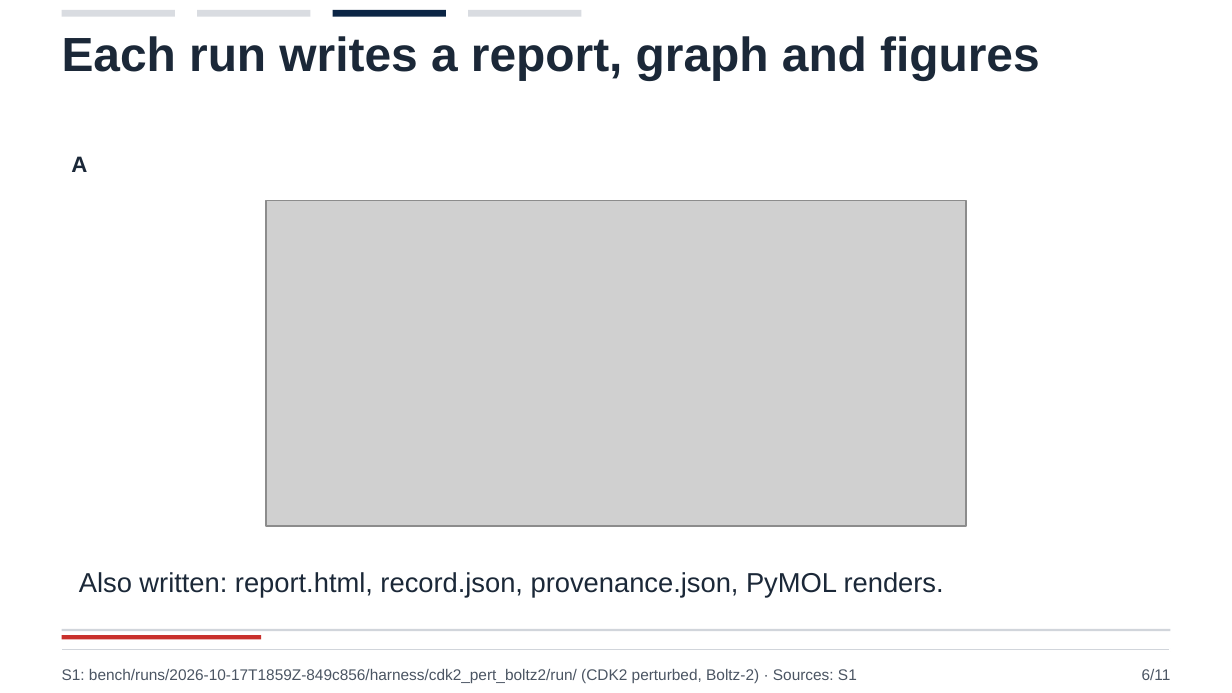
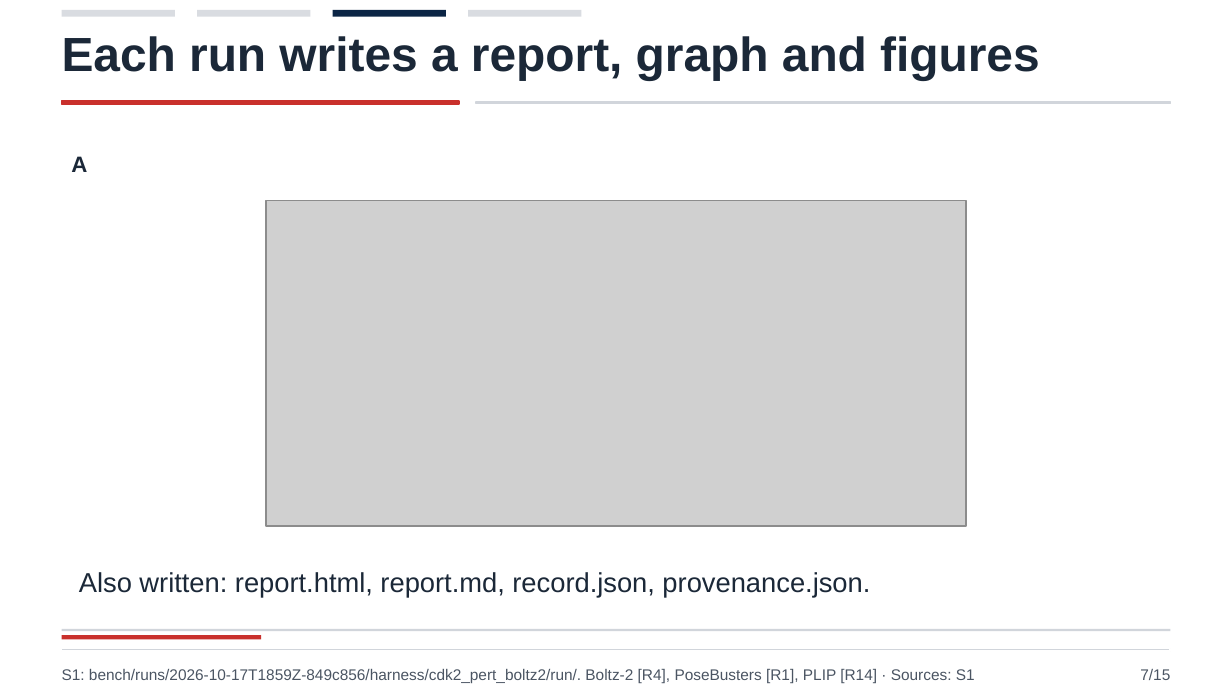
Before and after one commit to persistentepiphany/harness-hackathon, a slide deck: slide 7 of media/deck/dock-harness.pptx (slide 6 before the commit). Drawn at 1232x693 pixels with LibreOffice and Linux fonts; fonts in the diff are those of the drawing; grey boxes stand for pictures. Boxes give left, top, right and bottom in pixels: in the first picture for what was removed or moved away, otherwise in the second. Text is boxed around its words. In the diff, an @@ line names an element or a change of style, - is before the commit and + after.

Commit message:
deck: twelve-pose slide, models slide, verified references and figure sources

```diff
--- a/media/deck/dock-harness.pptx
+++ b/media/deck/dock-harness.pptx
@@ rectangle added at [62,101,460,105], fill #C9302C, outline #C9302C 1 pt @@
@@ rectangle added at [477,102,1170,103], fill #D1D5DB, outline #D1D5DB 1 pt @@
@@ text at [79,572,870,598]: text changed @@
-Also written: report.html, record.json, provenance.json, PyMOL renders.
+Also written: report.html, report.md, record.json, provenance.json.
@@ text at [62,669,975,683]: text changed @@
-S1: bench/runs/2026-10-17T1859Z-849c856/harness/cdk2_pert_boltz2/run/ (CDK2 perturbed, Boltz-2) · Sources: S1
+S1: bench/runs/2026-10-17T1859Z-849c856/harness/cdk2_pert_boltz2/run/. Boltz-2 [R4], PoseBusters [R1], PLIP [R14] · Sources: S1
@@ text at [1140,669,1170,680]: text changed @@
-6/11
+7/15
```
Also in this commit, not shown: 8 other slides changed, 6 slides added, 2 slides removed, 24 other files.
